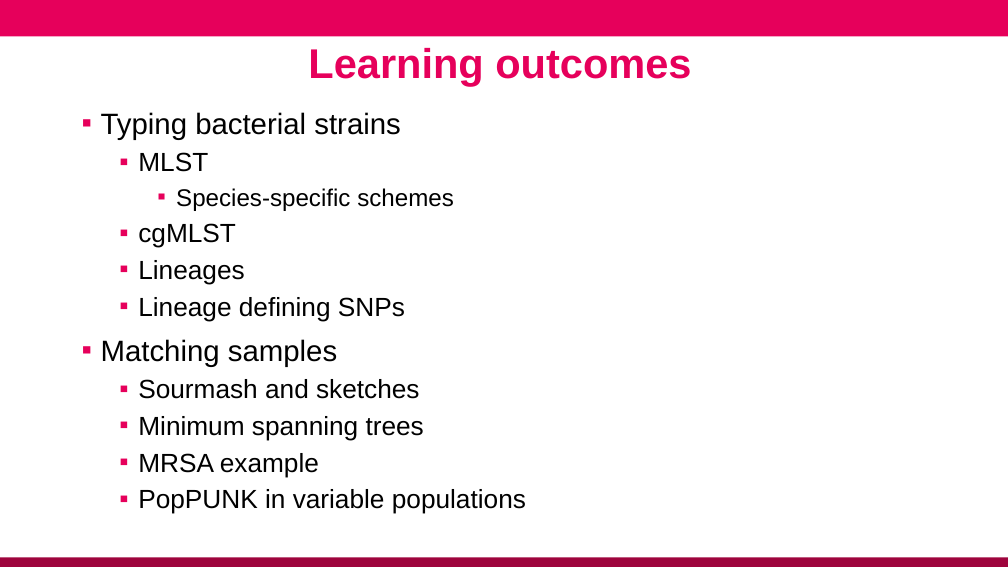
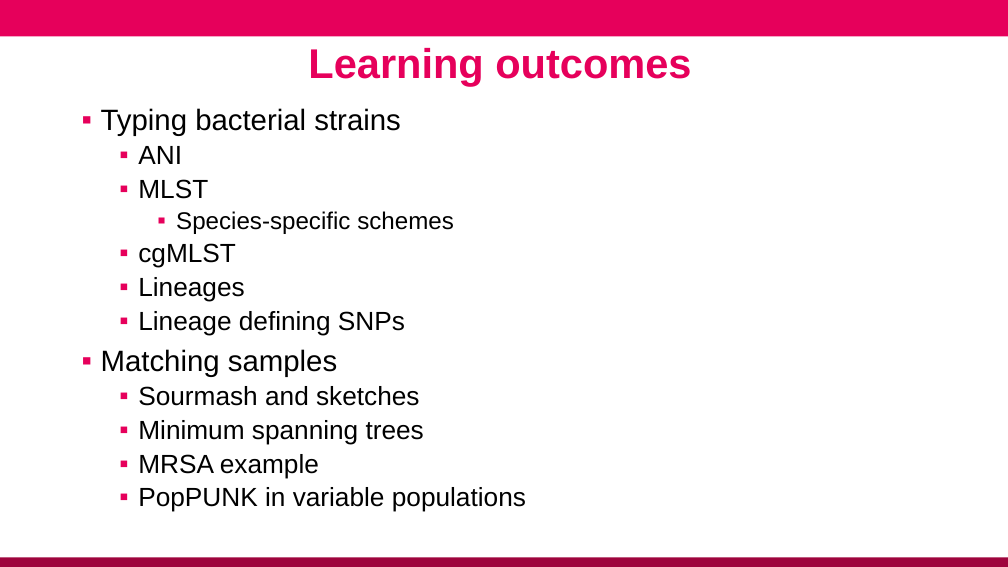
Before and after one commit to conmeehan/conmeehan.github.io, a slide deck: slide 2 of PathogenDataCourse/SlideSets/StrainTypingAndGenEpi.pptx. Drawn at 1008x567 pixels with LibreOffice and Linux fonts; fonts in the diff are those of the drawing; background and template pictures are left out. Boxes give left, top, right and bottom in pixels: in the first picture for what was removed or moved away, otherwise in the second. Text is boxed around its words. In the diff, an @@ line names an element or a change of style, - is before the commit and + after.

```diff
--- a/PathogenDataCourse/SlideSets/StrainTypingAndGenEpi.pptx
+++ b/PathogenDataCourse/SlideSets/StrainTypingAndGenEpi.pptx
@@ text at box(101, 108, 526, 512): line spacing 1 to 0.9 @@
@@ text at box(138, 146, 182, 164): paragraph added @@
+  ▪ ANI
```
Also in this commit, not shown: 1 other slide changed, 3 slides added, 1 other file.
